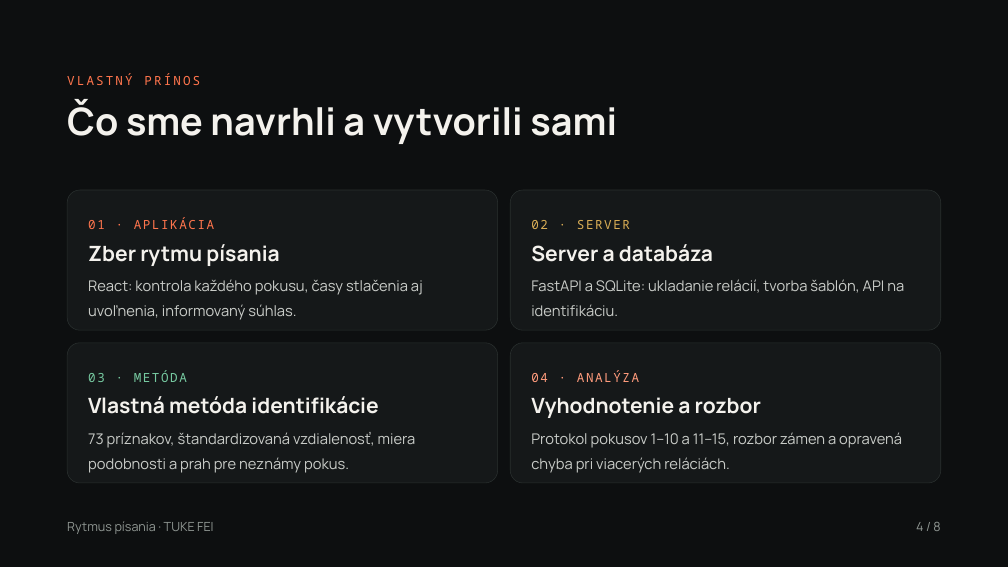
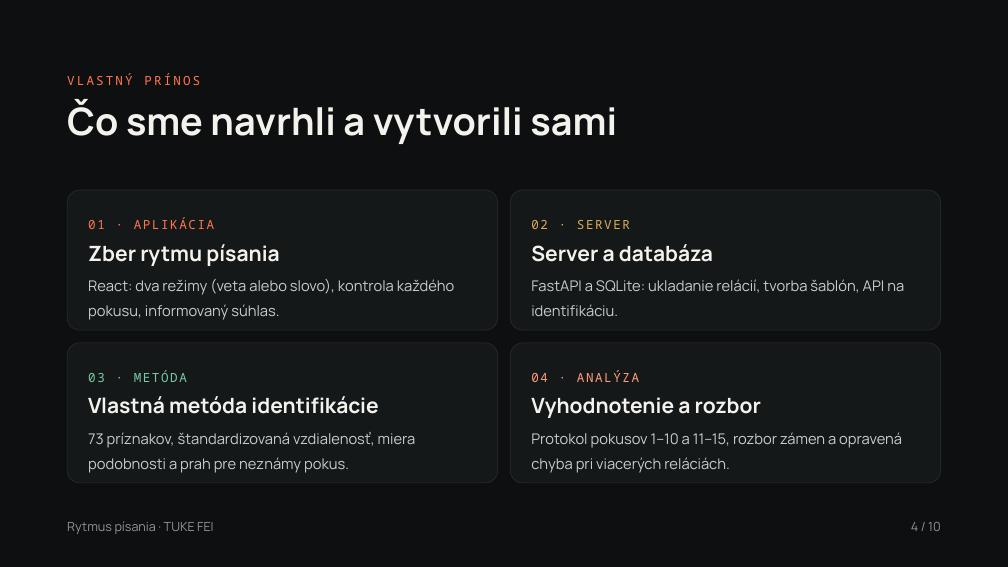
Before and after one commit to tetianamohorian23/bsb-keystroke, a slide deck: slide 4 of Rytmus písania obhajoba (aktualizovaná).pptx. Drawn at 1008x567 pixels with LibreOffice and Linux fonts; fonts in the diff are those of the drawing. Boxes give left, top, right and bottom in pixels: in the first picture for what was removed or moved away, otherwise in the second. Text is boxed around its words. In the diff, an @@ line names an element or a change of style, - is before the commit and + after.

```diff
--- a/Rytmus písania obhajoba (aktualizovaná).pptx
+++ b/Rytmus písania obhajoba (aktualizovaná).pptx
@@ text at [88, 279, 454, 320]: text changed @@
-React: kontrola každého pokusu, časy stlačenia aj uvoľnenia, informovaný súhlas.
+React: dva režimy (veta alebo slovo), kontrola každého pokusu, informovaný súhlas.
@@ text at [911, 522, 941, 531]: text changed @@
-4 / 8
+4 / 10
```
Also in this commit, not shown: 6 other slides changed, 1 slide added, 31 other files.
